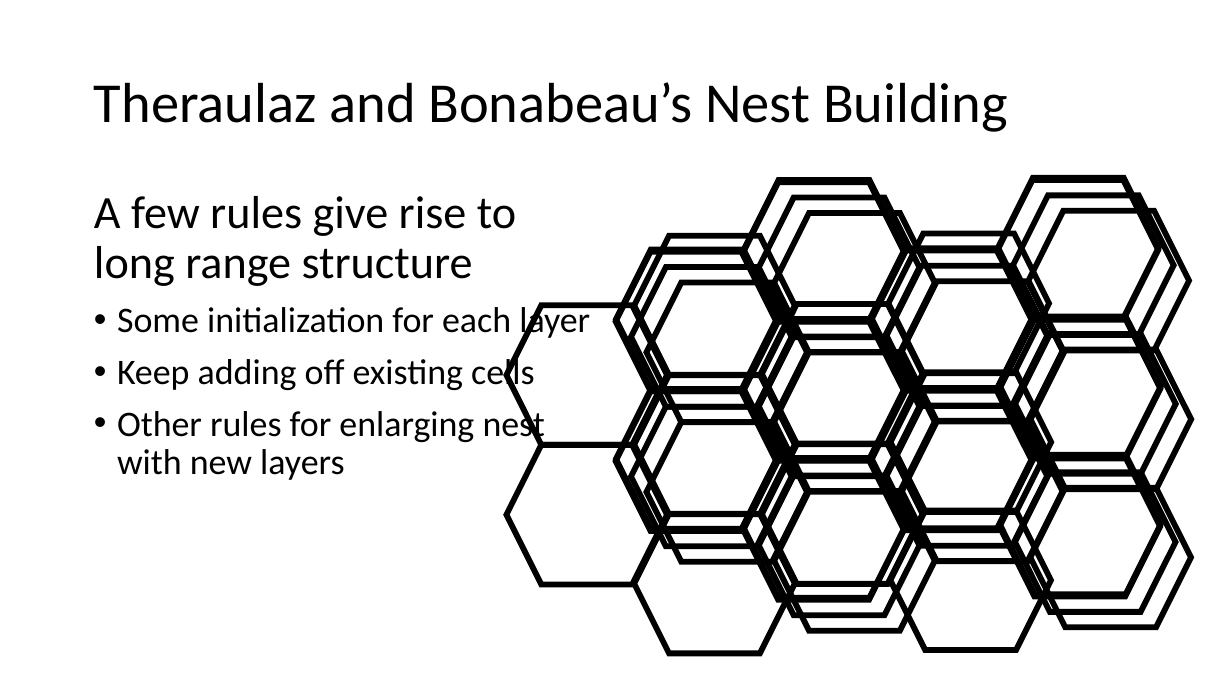
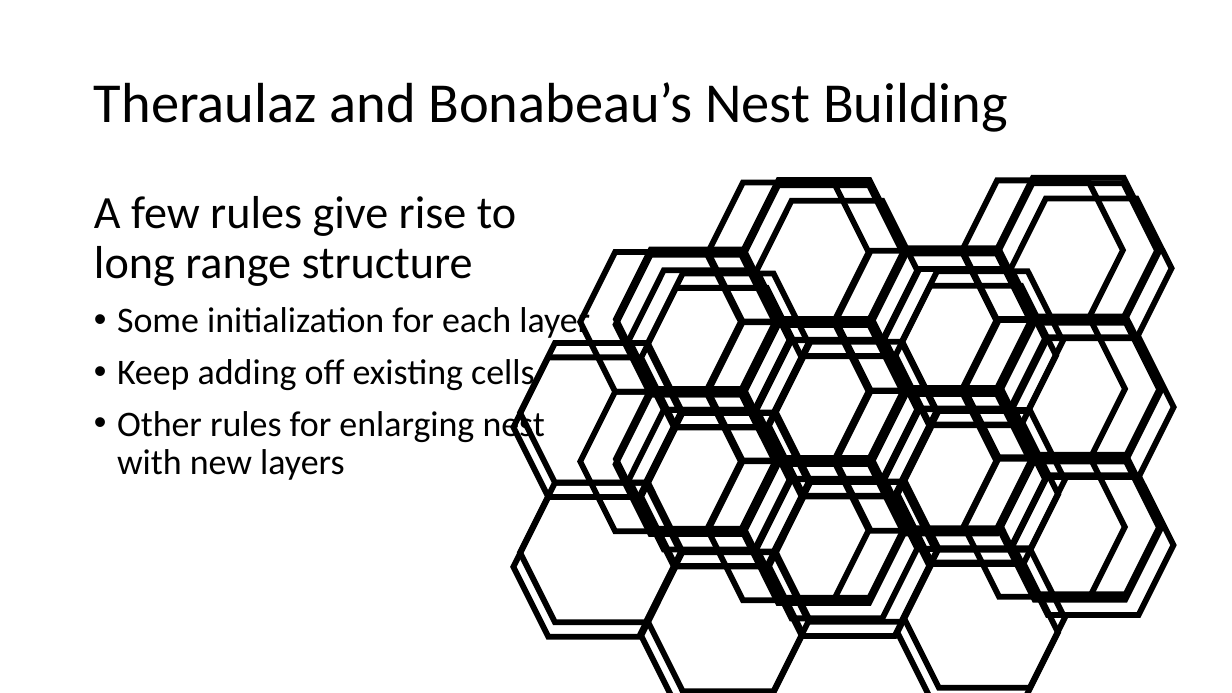
Before and after one commit to BenChurch/Fall2016, a slide deck: slide 39 of CISC879/ChapterPresentation/LectureSlidesCh8.pptx. Drawn at 1232x693 pixels with LibreOffice and Linux fonts; fonts in the diff are those of the drawing. Boxes give left, top, right and bottom in pixels: in the first picture for what was removed or moved away, otherwise in the second. Text is boxed around its words. In the diff, an @@ line names an element or a change of style, - is before the commit and + after.

```diff
--- a/CISC879/ChapterPresentation/LectureSlidesCh8.pptx
+++ b/CISC879/ChapterPresentation/LectureSlidesCh8.pptx
@@ 7 hexagons: place and size @@
-7 hexagons at box(616, 182, 1176, 612)
+7 hexagons at box(616, 186, 1174, 616)
@@ 10 hexagons: place and size @@
-10 hexagons at box(647, 211, 1191, 630)
+10 hexagons at box(580, 180, 1126, 600)
@@ 3 hexagons: place and size @@
-3 hexagons at box(506, 375, 923, 584)
+3 hexagons at box(520, 412, 936, 622)
@@ 7 hexagons: place and size @@
-7 hexagons at box(506, 234, 1052, 653)
+7 hexagons at box(520, 272, 1066, 691)
@@ group added at box(514, 286, 1058, 693): 10 hexagons @@
```
Also in this commit, not shown: 7 other slides changed, 10 other files.
